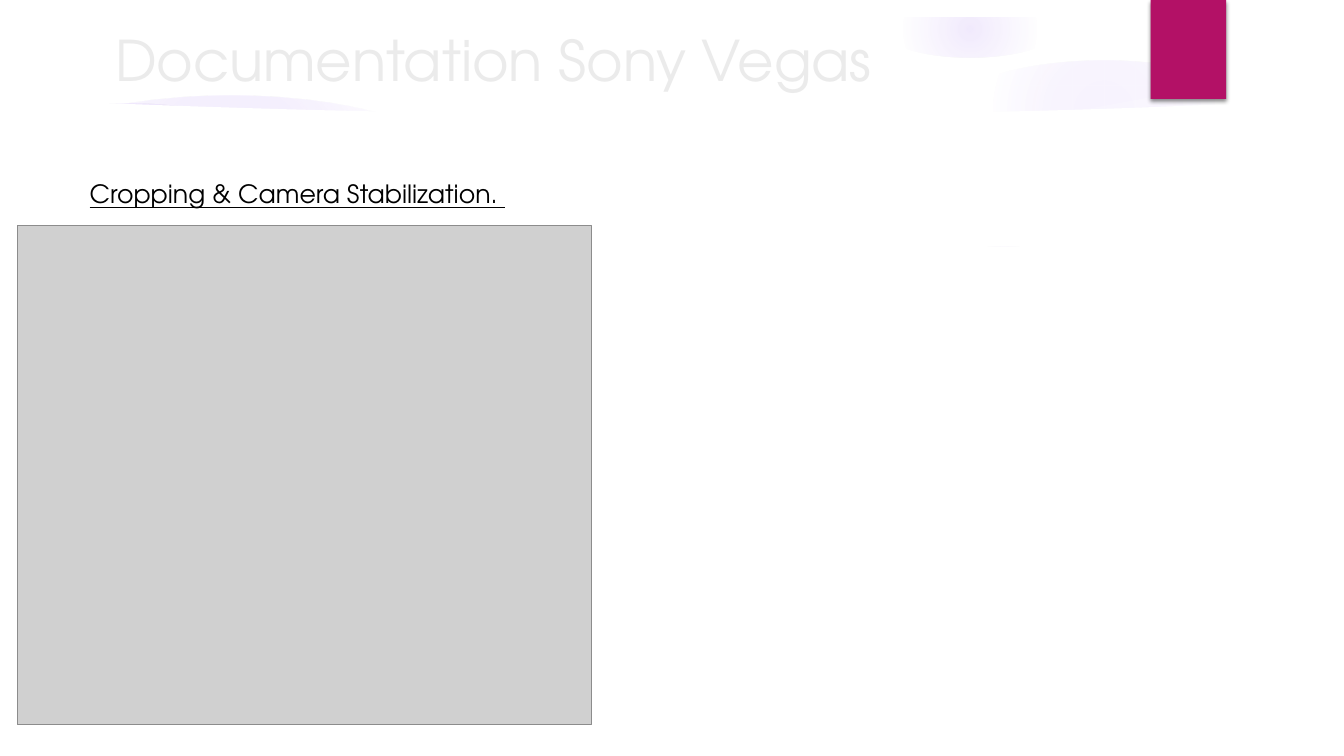
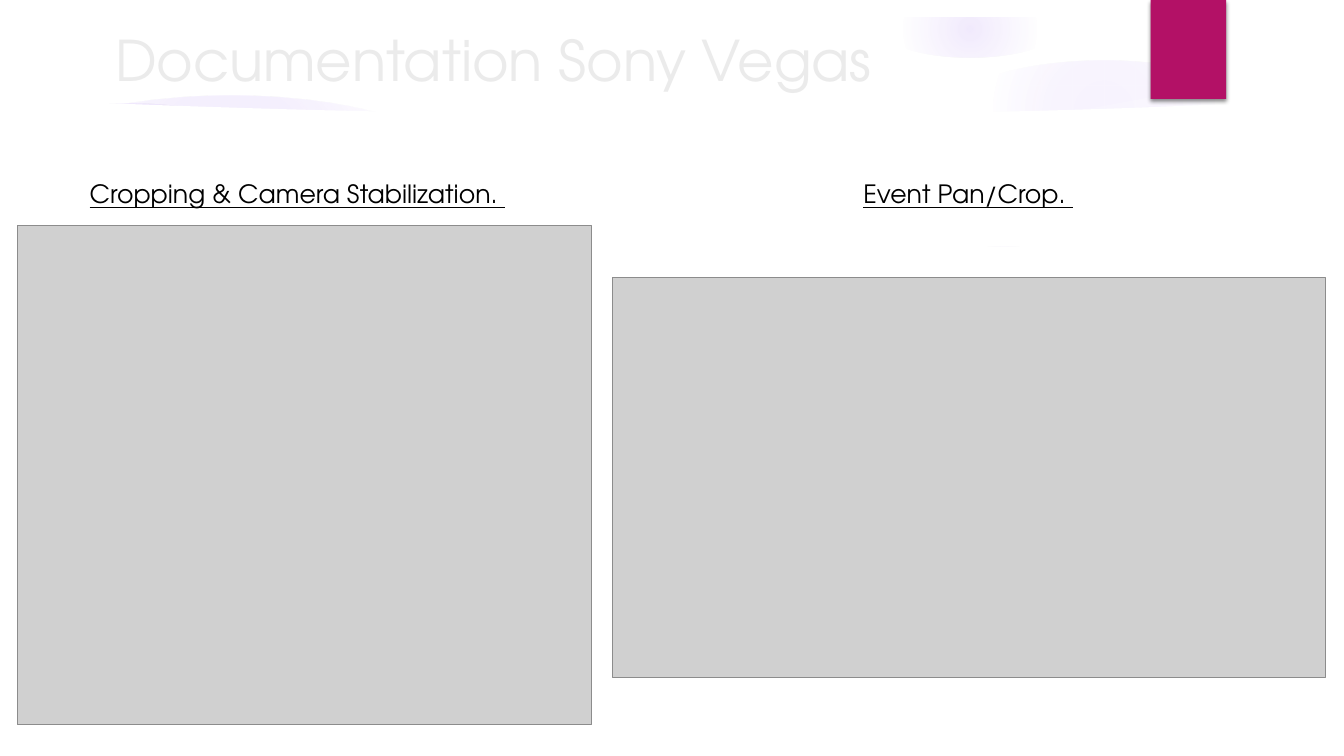
Before and after one commit to 30030547/FishVR, a slide deck: slide 4 of Powerpoint Presentation/fish.pptx. Drawn at 1344x756 pixels with LibreOffice and Linux fonts; fonts in the diff are those of the drawing; grey boxes stand for pictures; background and template pictures are left out. Boxes give left, top, right and bottom in pixels: in the first picture for what was removed or moved away, otherwise in the second. Text is boxed around its words. In the diff, an @@ line names an element or a change of style, - is before the commit and + after.

Commit message:
PowerPoint Update

```diff
--- a/Powerpoint Presentation/fish.pptx
+++ b/Powerpoint Presentation/fish.pptx
@@ text added at (x1=863, y1=184, x2=1066, y2=208), 18 pt, text #000000, underline @@
+Event Pan/Crop.
@@ picture added at (x1=613, y1=278, x2=1326, y2=678) @@
```
